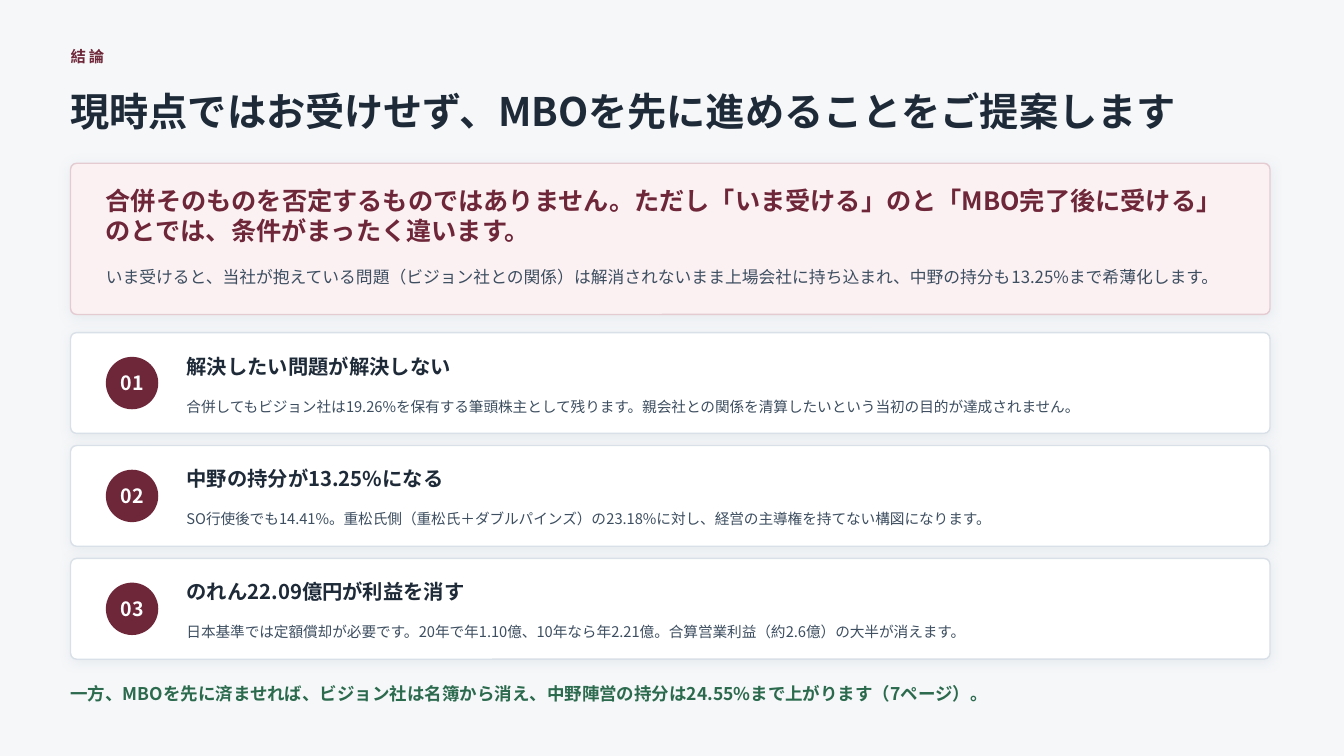
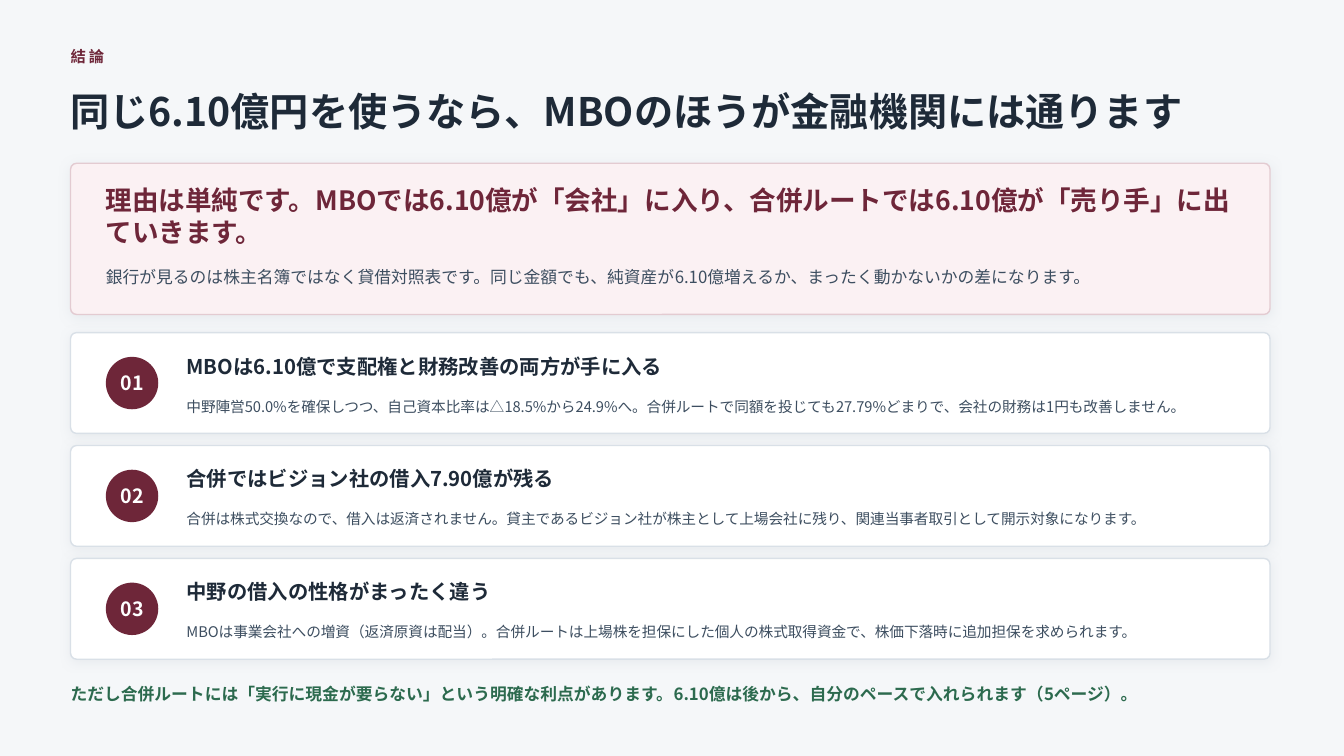
Before and after one commit to nakano-winebank/wine-auction, a slide deck: slide 3 of adval-mbo/スペースマーケット社合併提案_検討_20260923.pptx (slide 2 before the commit). Drawn at 1344x756 pixels with LibreOffice and Linux fonts; fonts in the diff are those of the drawing. Boxes give left, top, right and bottom in pixels: in the first picture for what was removed or moved away, otherwise in the second. Text is boxed around its words. In the diff, an @@ line names an element or a change of style, - is before the commit and + after.

```diff
--- a/adval-mbo/スペースマーケット社合併提案_検討_20260923.pptx
+++ b/adval-mbo/スペースマーケット社合併提案_検討_20260923.pptx
@@ text at <box>71,92,1183,130</box>: text changed @@
-現時点ではお受けせず、MBOを先に進めることをご提案します
+同じ6.10億円を使うなら、MBOのほうが金融機関には通ります
@@ text at <box>106,187,1230,244</box>: text changed; size 18 to 19 pt @@
-合併そのものを否定するものではありません。ただし「いま受ける」のと「MBO完了後に受ける」のとでは、条件がまったく違います。
+理由は単純です。MBOでは6.10億が「会社」に入り、合併ルートでは6.10億が「売り手」に出ていきます。
@@ text at <box>106,269,1090,285</box>: text changed @@
-いま受けると、当社が抱えている問題（ビジョン社との関係）は解消されないまま上場会社に持ち込まれ、中野の持分も13.25%まで希薄化します。
+銀行が見るのは株主名簿ではなく貸借対照表です。同じ金額でも、純資産が6.10億増えるか、まったく動かないかの差になります。
@@ text at <box>186,356,662,376</box>: text changed @@
-解決したい問題が解決しない
+MBOは6.10億で支配権と財務改善の両方が手に入る
@@ text at <box>186,399,1185,413</box>: text changed @@
-合併してもビジョン社は19.26%を保有する筆頭株主として残ります。親会社との関係を清算したいという当初の目的が達成されません。
+中野陣営50.0%を確保しつつ、自己資本比率は△18.5%から24.9%へ。合併ルートで同額を投じても27.79%どまりで、会社の財務は1円も改善しません。
@@ text at <box>186,468,554,488</box>: text changed @@
-中野の持分が13.25%になる
+合併ではビジョン社の借入7.90億が残る
@@ text at <box>186,511,1145,526</box>: text changed @@
-SO行使後でも14.41%。重松氏側（重松氏＋ダブルパインズ）の23.18%に対し、経営の主導権を持てない構図になります。
+合併は株式交換なので、借入は返済されません。貸主であるビジョン社が株主として上場会社に残り、関連当事者取引として開示対象になります。
@@ text at <box>186,581,490,601</box>: text changed @@
-のれん22.09億円が利益を消す
+中野の借入の性格がまったく違う
@@ text at <box>186,624,1136,639</box>: text changed @@
-日本基準では定額償却が必要です。20年で年1.10億、10年なら年2.21億。合算営業利益（約2.6億）の大半が消えます。
+MBOは事業会社への増資（返済原資は配当）。合併ルートは上場株を担保にした個人の株式取得資金で、株価下落時に追加担保を求められます。
@@ text at <box>71,685,1138,702</box>: text changed; size 12.5 to 12 pt @@
-一方、MBOを先に済ませれば、ビジョン社は名簿から消え、中野陣営の持分は24.55%まで上がります（7ページ）。
+ただし合併ルートには「実行に現金が要らない」という明確な利点があります。6.10億は後から、自分のペースで入れられます（5ページ）。
```
Also in this commit, not shown: 6 other slides changed, 4 slides added, 1 slide removed, 3 other files.
